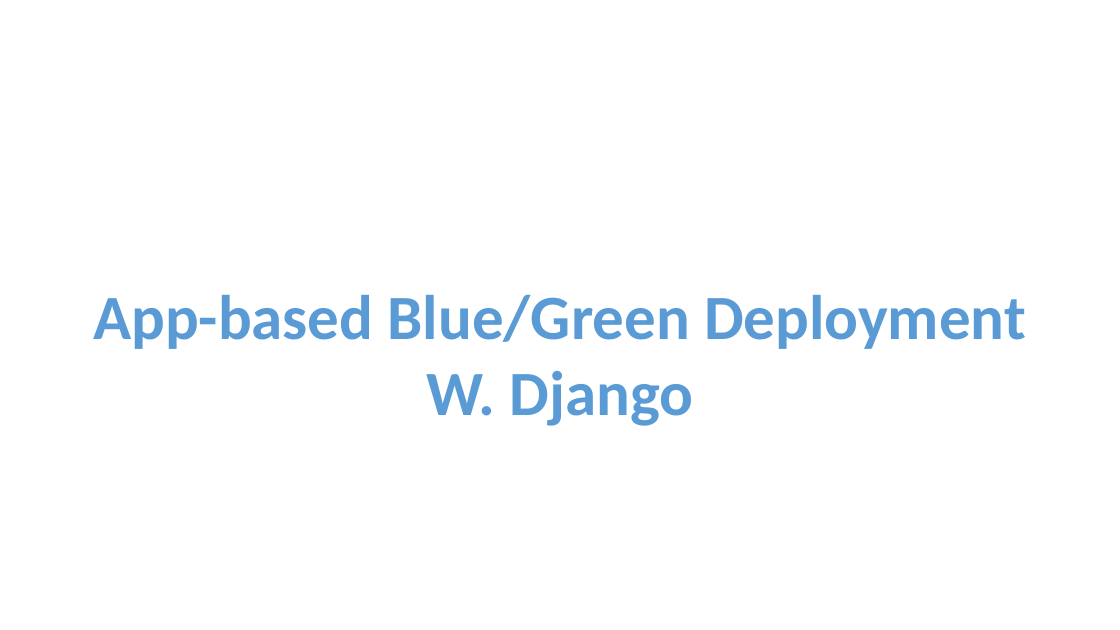
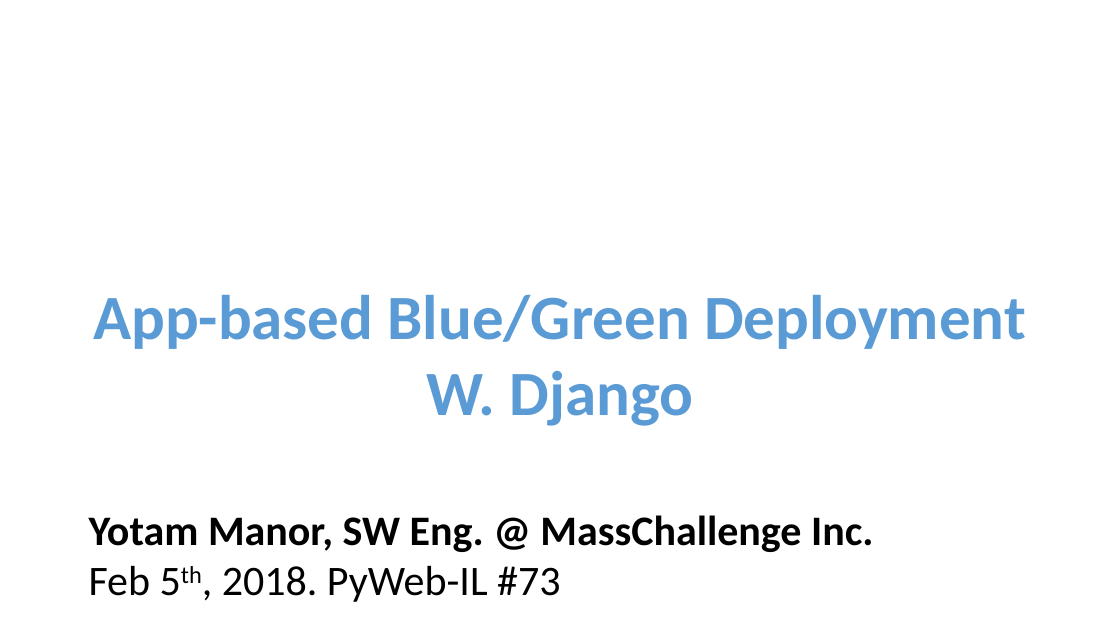
Before and after one commit to yotammanor/bluegreenbooks, a slide deck: slide 1 of PyWebIL - App Based Blue Green Migrations With Django.pptx. Drawn at 1120x630 pixels with LibreOffice and Linux fonts; fonts in the diff are those of the drawing. Boxes give left, top, right and bottom in pixels: in the first picture for what was removed or moved away, otherwise in the second. Text is boxed around its words. In the diff, an @@ line names an element or a change of style, - is before the commit and + after.

```diff
--- a/PyWebIL - App Based Blue Green Migrations With Django.pptx
+++ b/PyWebIL - App Based Blue Green Migrations With Django.pptx
@@ text added at [89,515,873,602], 36 pt, text #000000, bold @@
+Yotam Manor, SW Eng. @ MassChallenge Inc.
+Feb 5th, 2018. PyWeb-IL #73
```
Also in this commit, not shown: 3 other slides changed, 1 slide added.
